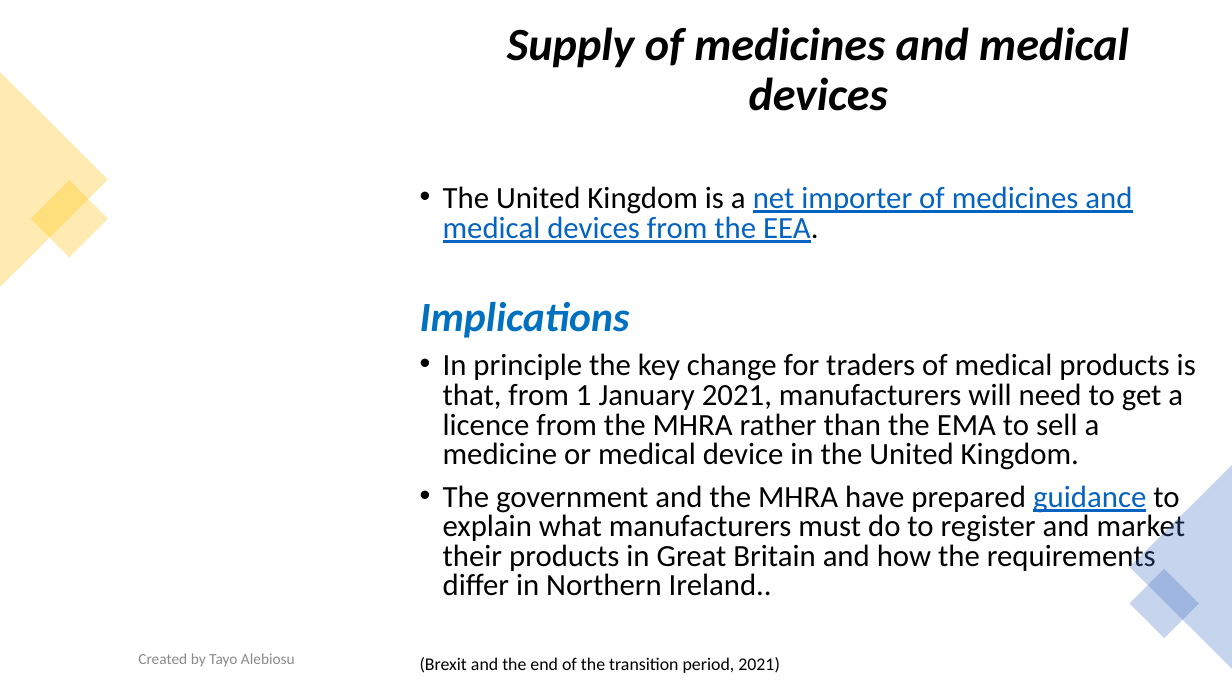
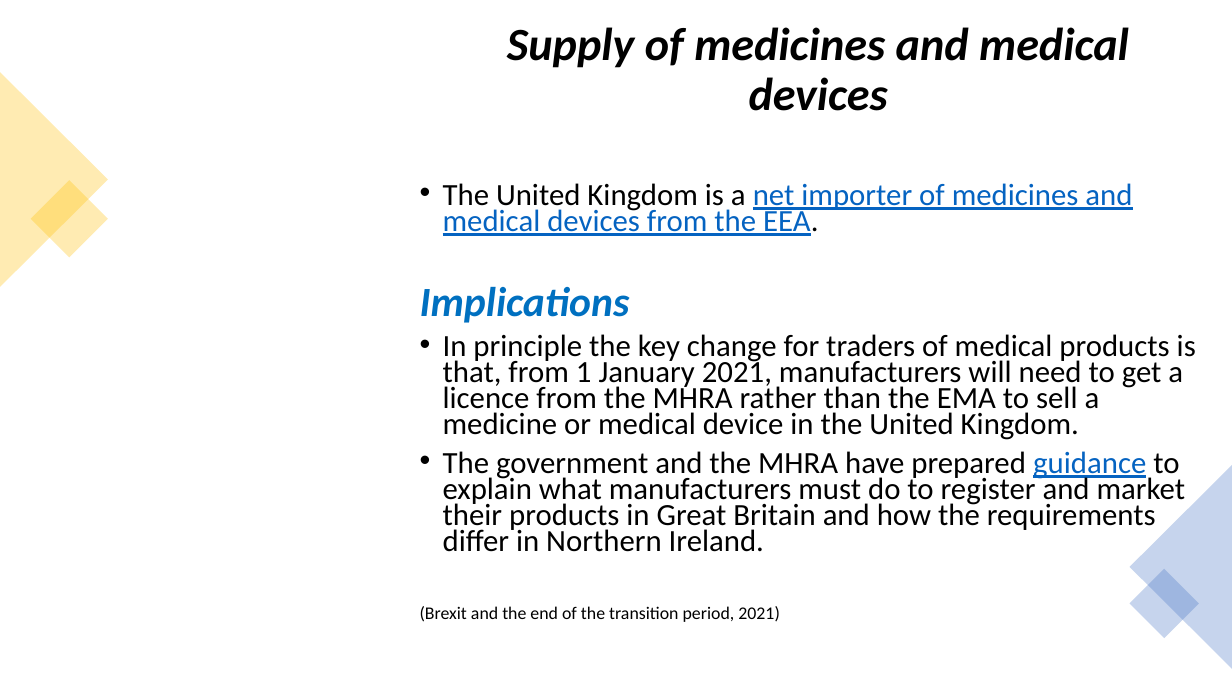
Before and after one commit to Chandy68/new-portal.lsclondon.co.uk-administrator, a slide deck: slide 19 of templates/ncd_fdhsc_ci/LSC-CSI-WEEK-2.pptx. Drawn at 1232x693 pixels with LibreOffice and Linux fonts; fonts in the diff are those of the drawing; background and template pictures are left out. Boxes give left, top, right and bottom in pixels: in the first picture for what was removed or moved away, otherwise in the second. Text is boxed around its words. In the diff, an @@ line names an element or a change of style, - is before the commit and + after.

```diff
--- a/templates/ncd_fdhsc_ci/LSC-CSI-WEEK-2.pptx
+++ b/templates/ncd_fdhsc_ci/LSC-CSI-WEEK-2.pptx
@@ text at (420,183,1196,622): line spacing 0.8 to 0.7 @@
@@ text at (443,451,1186,552): text changed @@
-• The government and the MHRA have prepared guidance to explain what manufacturers must do to register and market their products in Great Britain and how the requirements differ in Northern Ireland..
+• The government and the MHRA have prepared guidance to explain what manufacturers must do to register and market their products in Great Britain and how the requirements differ in Northern Ireland.
@@ text removed at (138,653,295,667) @@
-Created by Tayo Alebiosu
```
Also in this commit, not shown: 22 other slides changed, 2 slides removed, 2 other files.
